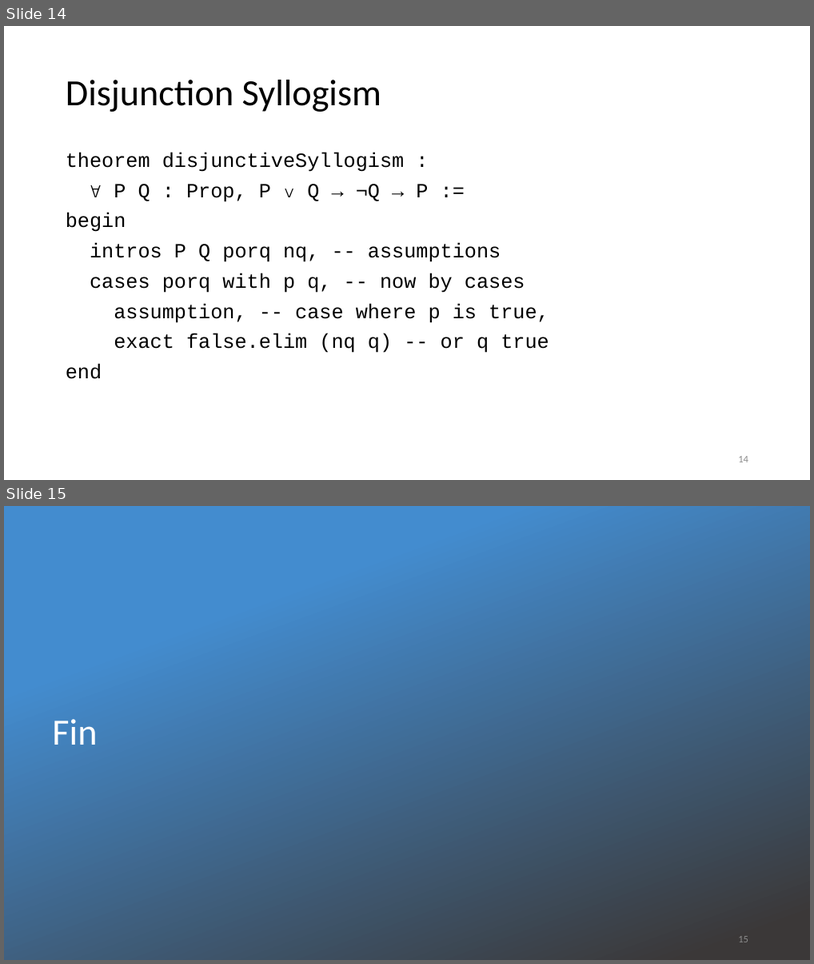
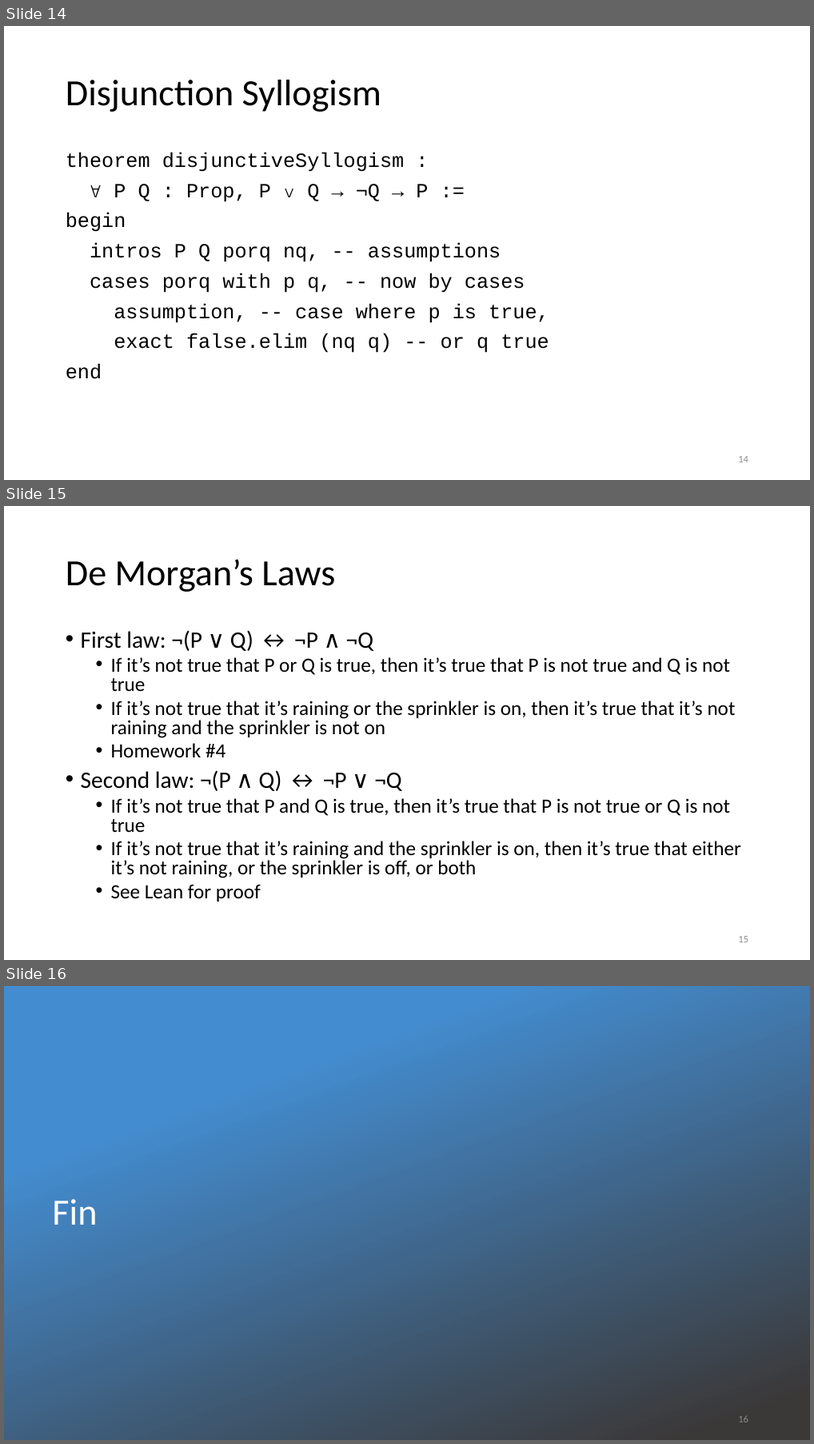
Before and after one commit to kevinsullivan/cs-dm, a slide deck: 09_Disjunction/Disjunction.pptx. Shown one above the other, each under a label of ours: slides 14 and 15 before the commit, slides 14, 15 and 16 after it. The pictures are 814x964 and 814x1444 pixels, drawn with LibreOffice and Linux fonts; fonts in the diff are those of the drawing; background and template pictures are left out. Boxes give left, top, right and bottom in pixels: in the first picture for what was removed or moved away, otherwise in the second. Text is boxed around its words. In the diff, an @@ line names an element or a change of style, - is before the commit and + after.

Commit message:
Added proof of 2nd De Morgan's law

```diff
--- a/09_Disjunction/Disjunction.pptx
+++ b/09_Disjunction/Disjunction.pptx
@@ slide 15 added at [4,506,810,960], background #FFFFFF @@
@@ title added at [66,559,335,592], 44 pt, text #000000 @@
+De Morgan’s Laws
@@ text added at [81,630,742,901], 24 pt, text #000000 @@
+• First law: ¬(P ∨ Q) ↔ ¬P ∧ ¬Q
+  • If it’s not true that P or Q is true, then it’s true that P is not true and Q is not true
+  • If it’s not true that it’s raining or the sprinkler is on, then it’s true that it’s not raining and the sprinkler is not on
+  • Homework #4
+• Second law: ¬(P ∧ Q) ↔ ¬P ∨ ¬Q
+  • If it’s not true that P and Q is true, then it’s true that P is not true or Q is not true
+  • If it’s not true that it’s raining and the sprinkler is on, then it’s true that either it’s not raining, or the sprinkler is off, or both
+  • See Lean for proof
@@ page number added at [738,936,749,942], 12 pt, text #8C8C8C @@
+15
@@ what was slide 15 is now slide 16 @@
```
Also in this commit, not shown: 1 other file.
